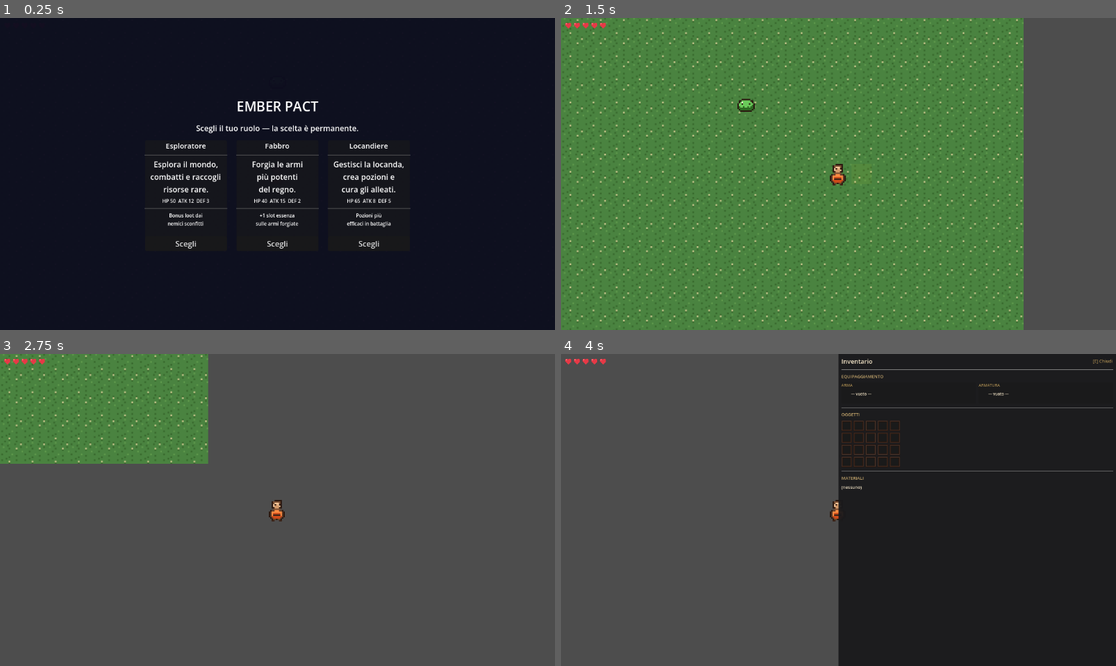
Above: before the commit, frames 1-4 (two rows, left to right).
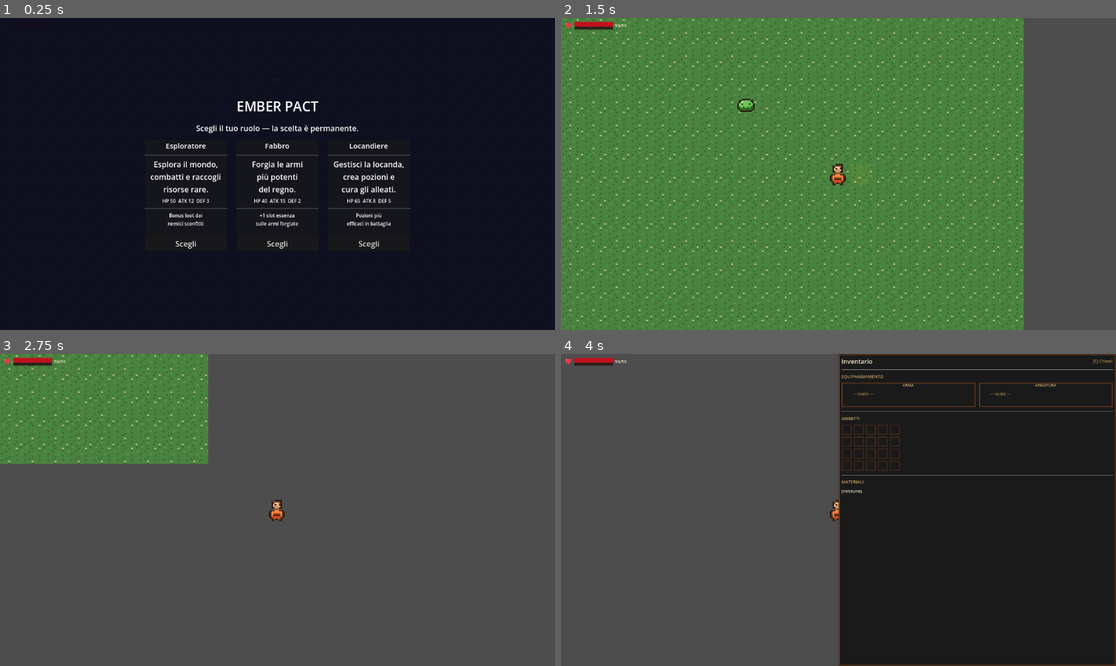
Above: after the commit, the same moments.

Repository: k0m1d3v/EmberPact
Game: Godot game, scene res://scenes/world/world.tscn
The game is run twice, just before and just after one commit, with the same random seed, the same clock (stepped at 60 frames per second) and the same inputs.
Inputs (mouse positions are in pixels of both pictures, inside the frame that each line leads up to):
- Up to frame 1 (0.25 s): no input
- Up to frame 2 (1.5 s): click "Scegli" at 0.5 s; move the mouse to (960, 158) at 1.27 s; hold Right (ui_right) from 1.28 s (still down); tap Space (attack) at 1.35 s; click (960, 158) at 1.42 s
- Up to frame 3 (2.75 s): move the mouse to (166, 525) at 2.02 s; release Right (ui_right) at 2.03 s; hold Down (ui_down) from 2.03 s (still down); tap Space (attack) at 2.1 s; click (166, 525) at 2.17 s
- Up to frame 4 (4 s): move the mouse to (894, 441) at 2.77 s; release Down (ui_down) at 2.78 s; hold Right (ui_right) 2.78-3.53 s; tap E (interact) at 2.85 s; click (894, 441) at 2.92 s; tap Space (attack) at 3.05, 3.6 s; tap Enter at 3.5 s; move the mouse to (810, 572) at 3.52 s; hold Up (ui_up) from 3.53 s (still down); click (810, 572) at 3.67 s

The runs differ from the first frame. In frame 2, 0.2% of the frame differs, in the area x 2-12%, y 1-4%; in frame 3, 0.2%; in frame 4, 2.4%, in the area x 2-100%, y 0-100%.

Commit message:
Fix WASD/mouse input and redesign HP bar and inventory UI
- Register W/A/S/D keys as aliases for ui_up/left/down/right so players
  can move without arrow keys
- Add left mouse button to the attack action so clicking attacks
- Use mouse cursor direction to determine attack tile when left-clicking
- Replace 5-heart HP display with heart icon + red progress bar + X/Y
  text label for clearer health feedback
- Inventory equipment panels now use panel_inventory_9p.png NinePatchRect
  and show stat in orange (ATK) or green (DEF) tint
- Main inventory background upgraded to NinePatchRect panel texture

https://claude.ai/code/session_01MatrgjeeZ6dRxrgJphkcV9

Diff:
--- a/scripts/inventory_ui.gd
+++ b/scripts/inventory_ui.gd
@@ -22,8 +22,12 @@
 func _ready():
 	layer = 5
 
-	var bg = ColorRect.new()
-	bg.color = Color(0.1, 0.1, 0.11, 0.95)
+	var bg = NinePatchRect.new()
+	bg.texture = load("res://assets/ui/panel_inventory_9p.png")
+	bg.patch_margin_left = 6
+	bg.patch_margin_right = 6
+	bg.patch_margin_top = 6
+	bg.patch_margin_bottom = 6
 	bg.anchor_left = 0.5
 	bg.anchor_top = 0.0
 	bg.anchor_right = 1.0
@@ -117,26 +121,34 @@
 		hide()
 
 func _make_equip_panel(slot_type: String) -> Dictionary:
-	var panel = Panel.new()
-	panel.custom_minimum_size = Vector2(80, 44)
+	var panel = NinePatchRect.new()
+	panel.texture = load("res://assets/ui/panel_inventory_9p.png")
+	panel.patch_margin_left = 4
+	panel.patch_margin_right = 4
+	panel.patch_margin_top = 4
+	panel.patch_margin_bottom = 4
+	panel.custom_minimum_size = Vector2(80, 52)
 	panel.size_flags_horizontal = Control.SIZE_EXPAND_FILL
 
 	var vb = VBoxContainer.new()
 	vb.set_anchors_and_offsets_preset(Control.PRESET_FULL_RECT)
-	vb.add_theme_constant_override("margin_left", 4)
+	vb.add_theme_constant_override("separation", 2)
 	panel.add_child(vb)
 
 	var type_lbl = Label.new()
 	type_lbl.text = slot_type
 	type_lbl.add_theme_font_size_override("font_size", 8)
-	type_lbl.add_theme_color_override("font_color", Color("#A88A50"))
+	type_lbl.add_theme_color_override("font_color", Color("#C8A96E"))
+	type_lbl.horizontal_alignment = HORIZONTAL_ALIGNMENT_CENTER
 	vb.add_child(type_lbl)
 
 	var hbox = HBoxContainer.new()
+	hbox.add_theme_constant_override("separation", 4)
+	hbox.alignment = BoxContainer.ALIGNMENT_CENTER
 	vb.add_child(hbox)
 
 	var icon = TextureRect.new()
-	icon.custom_minimum_size = Vector2(16, 16)
+	icon.custom_minimum_size = Vector2(20, 20)
 	icon.stretch_mode = TextureRect.STRETCH_KEEP_ASPECT_CENTERED
 	icon.texture_filter = CanvasItem.TEXTURE_FILTER_NEAREST
 	hbox.add_child(icon)
@@ -234,13 +246,15 @@
 	if item.is_empty():
 		icon.texture = null
 		lbl.text = "— vuoto —"
+		lbl.add_theme_color_override("font_color", Color("#A88A50"))
 		return
 	var item_name = item.get("name", "?")
 	var icon_path = ITEM_ICON_MAP.get(item_name, "res://assets/icons/inv_gem.png")
 	icon.texture = load(icon_path)
 	var stat_val = item.get("defense", 0) if is_armor else item.get("damage", 0)
-	var stat_str = "DEF +%d" % stat_val if is_armor else "ATK %d" % stat_val
+	var stat_str = "[DEF +%d]" % stat_val if is_armor else "[ATK %d]" % stat_val
 	lbl.text = "%s\n%s" % [item_name, stat_str]
+	lbl.add_theme_color_override("font_color", Color("#5BBA6F") if is_armor else Color("#F4A261"))
 
 func _fill_slot(slot: NinePatchRect, item_name: String, qty: int):
 	var icon = slot.get_node_or_null("Icon") as TextureRect
--- a/scripts/player.gd
+++ b/scripts/player.gd
@@ -58,9 +58,15 @@
 		elif inv_ref != null:
 			inv_ref.show_panel()
 
-	# Space: attack only when inventory is closed
+	# Space/click: attack only when inventory is closed
 	if Input.is_action_just_pressed("attack") and attack_cooldown <= 0.0 and not inv_open:
 		attack_cooldown = 0.4
+		if Input.is_mouse_button_pressed(MOUSE_BUTTON_LEFT):
+			var diff = get_global_mouse_position() - global_position
+			if abs(diff.x) >= abs(diff.y):
+				last_direction = Vector2(sign(diff.x), 0)
+			else:
+				last_direction = Vector2(0, sign(diff.y))
 		attacked.emit(global_position + last_direction * TILE_SIZE)
 		_show_attack_flash()
 
--- a/scripts/world.gd
+++ b/scripts/world.gd
@@ -33,12 +33,9 @@
 var game_over_ui_node: Node = null
 var save_mgr: Node = null
 var role_select_ui: Node = null
-var heart_sprites: Array = []
-var heart_full_tex: Texture2D = null
-var heart_empty_tex: Texture2D = null
+var hp_bar_fill: ColorRect = null
+var hp_text_label: Label = null
 var enemies: Array = []
-
-const HEART_COUNT = 5
 
 func _ready():
 	_register_actions()
@@ -78,24 +75,35 @@
 	add_child(role_select_ui)
 	role_select_ui.role_chosen.connect(_on_role_chosen)
 
-	heart_full_tex = load("res://assets/ui/hp_heart_full.png")
-	heart_empty_tex = load("res://assets/ui/hp_heart_empty.png")
-
 	var hp_layer = CanvasLayer.new()
 	hp_layer.layer = 1
 	add_child(hp_layer)
-	var hearts_hbox = HBoxContainer.new()
-	hearts_hbox.position = Vector2(8, 8)
-	hearts_hbox.add_theme_constant_override("separation", 2)
-	hp_layer.add_child(hearts_hbox)
-	for _i in HEART_COUNT:
-		var heart = TextureRect.new()
-		heart.texture = heart_full_tex
-		heart.texture_filter = CanvasItem.TEXTURE_FILTER_NEAREST
-		heart.custom_minimum_size = Vector2(16, 16)
-		heart.stretch_mode = TextureRect.STRETCH_KEEP_ASPECT_CENTERED
-		hearts_hbox.add_child(heart)
-		heart_sprites.append(heart)
+	var hp_hbox = HBoxContainer.new()
+	hp_hbox.position = Vector2(8, 8)
+	hp_hbox.add_theme_constant_override("separation", 4)
+	hp_layer.add_child(hp_hbox)
+
+	var heart_icon = TextureRect.new()
+	heart_icon.texture = load("res://assets/ui/hp_heart_full.png")
+	heart_icon.texture_filter = CanvasItem.TEXTURE_FILTER_NEAREST
+	heart_icon.custom_minimum_size = Vector2(16, 16)
+	heart_icon.stretch_mode = TextureRect.STRETCH_KEEP_ASPECT_CENTERED
+	hp_hbox.add_child(heart_icon)
+
+	var bar_bg = ColorRect.new()
+	bar_bg.color = Color(0.15, 0.08, 0.08, 0.85)
+	bar_bg.custom_minimum_size = Vector2(80, 10)
+	hp_hbox.add_child(bar_bg)
+
+	hp_bar_fill = ColorRect.new()
+	hp_bar_fill.color = Color("#C1121F")
+	hp_bar_fill.size = Vector2(80, 10)
+	bar_bg.add_child(hp_bar_fill)
+
+	hp_text_label = Label.new()
+	hp_text_label.add_theme_font_size_override("font_size", 9)
+	hp_text_label.add_theme_color_override("font_color", Color("#F5E6C8"))
+	hp_hbox.add_child(hp_text_label)
 
 	player.hp_changed.connect(_on_player_hp_changed)
 	player.attacked.connect(_on_player_attacked)
@@ -119,6 +127,15 @@
 		var ev2 = InputEventKey.new()
 		ev2.keycode = KEY_SPACE
 		InputMap.action_add_event("attack", ev2)
+		var mb = InputEventMouseButton.new()
+		mb.button_index = MOUSE_BUTTON_LEFT
+		InputMap.action_add_event("attack", mb)
+	if not InputMap.has_action("wasd_setup"):
+		InputMap.add_action("wasd_setup")
+		for pair in [["ui_right", KEY_D], ["ui_left", KEY_A], ["ui_down", KEY_S], ["ui_up", KEY_W]]:
+			var ev3 = InputEventKey.new()
+			ev3.keycode = pair[1]
+			InputMap.action_add_event(pair[0], ev3)
 
 func generate_world():
 	var tileset = TileSet.new()
@@ -183,14 +200,16 @@
 		get_tree().create_timer(10.0).timeout.connect(respawn_enemies)
 
 func _on_player_hp_changed(current_hp: int, max_hp: int):
-	if not heart_sprites.is_empty() and max_hp > 0:
-		var full = int(ceil(float(current_hp) * HEART_COUNT / float(max_hp)))
-		for i in HEART_COUNT:
-			heart_sprites[i].texture = heart_full_tex if i < full else heart_empty_tex
+	if hp_bar_fill != null and max_hp > 0:
+		hp_bar_fill.size.x = 80.0 * float(max(current_hp, 0)) / float(max_hp)
+	if hp_text_label != null:
+		hp_text_label.text = "%d/%d" % [max(current_hp, 0), max_hp]
 	if current_hp <= 0:
 		player.hp = player.max_hp
-		for i in HEART_COUNT:
-			heart_sprites[i].texture = heart_full_tex
+		if hp_bar_fill != null:
+			hp_bar_fill.size.x = 80.0
+		if hp_text_label != null:
+			hp_text_label.text = "%d/%d" % [player.max_hp, player.max_hp]
 		save_mgr.save_game(player)
 		game_over_ui_node.show_game_over()
 
